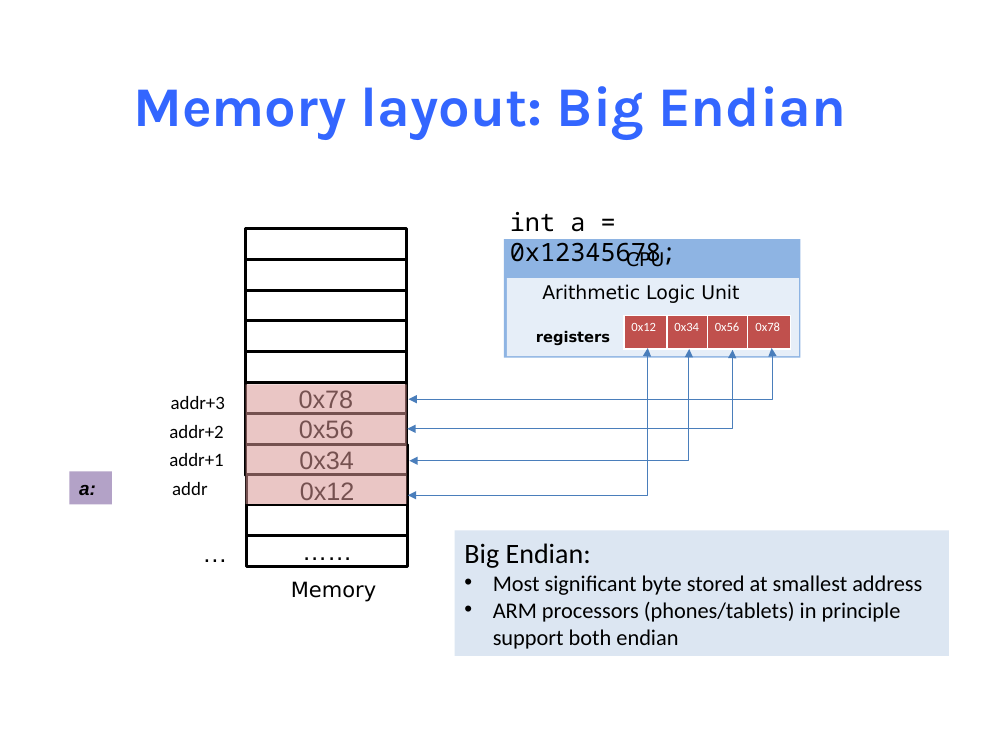
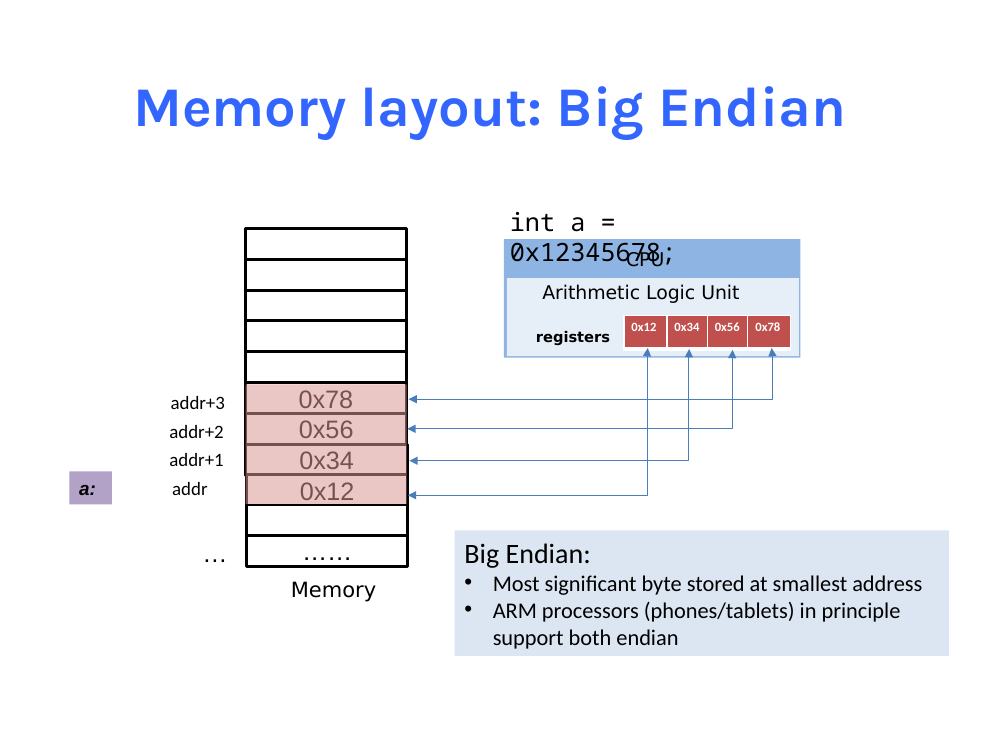
Before and after one commit to NYU-CSO/nyu-cso.github.io, a slide deck: slide 61 of notes/02-bits_bytes_int.pptx (slide 53 before the commit). Drawn at 1008x756 pixels with LibreOffice and Linux fonts; fonts in the diff are those of the drawing. Boxes give left, top, right and bottom in pixels: in the first picture for what was removed or moved away, otherwise in the second. Text is boxed around its words. In the diff, an @@ line names an element or a change of style, - is before the commit and + after.

```diff
--- a/notes/02-bits_bytes_int.pptx
+++ b/notes/02-bits_bytes_int.pptx
@@ table at (624,316,790,349) @@
@@ bold on @@
```
Also in this commit, not shown: 11 other slides changed, 9 slides added, 1 slide removed, 1 other file.
